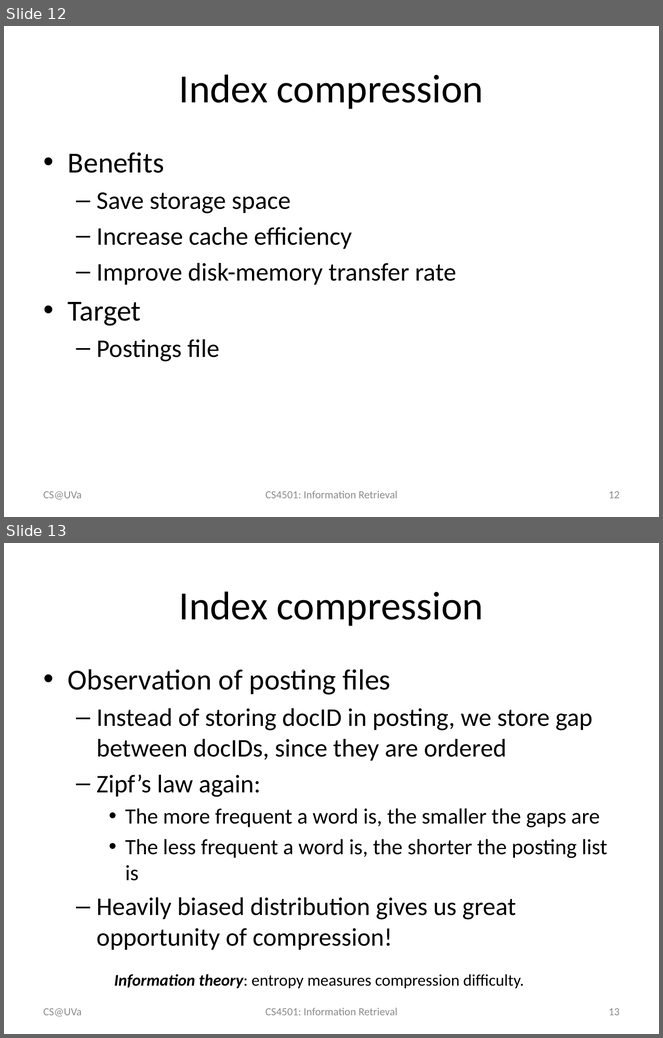
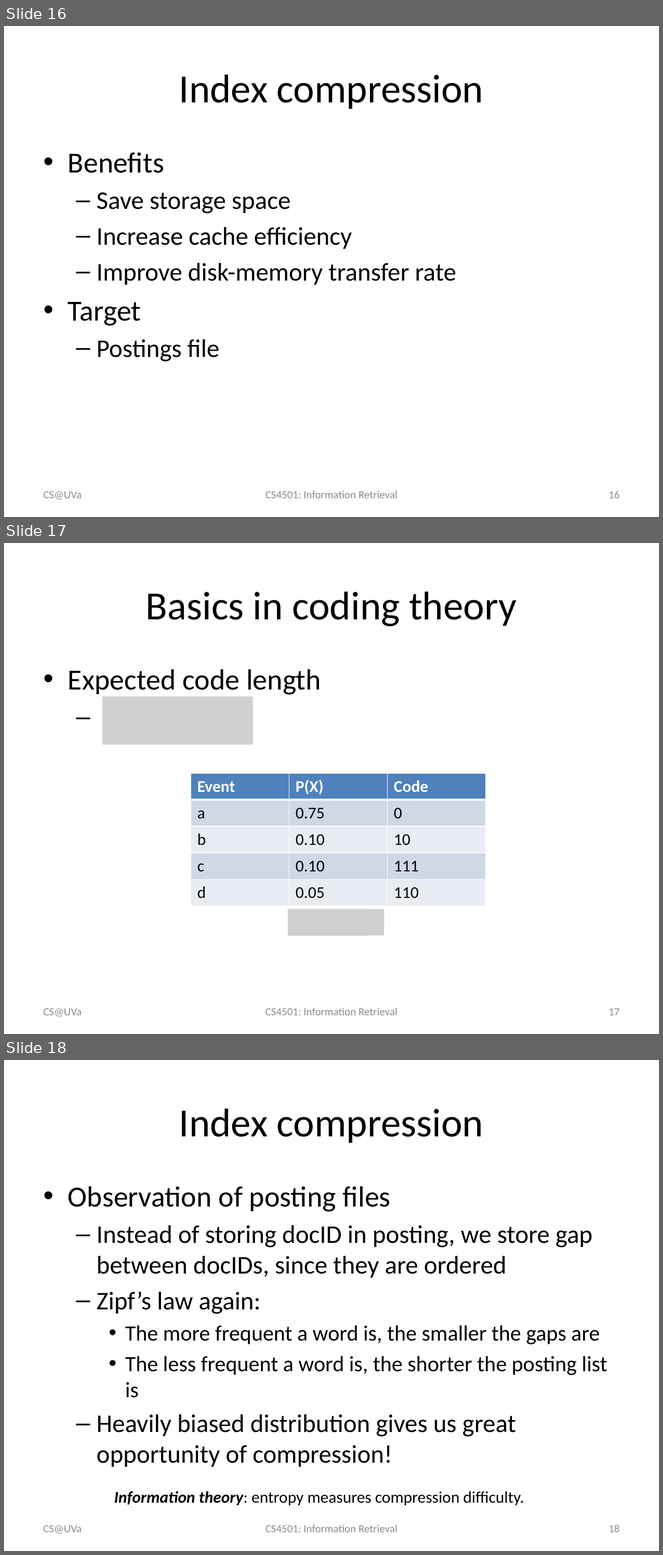
Before and after one commit to wang296/IR2015, a slide deck: docs/Inverted Index.pptx. Shown one above the other, each under a label of ours: slides 12 and 13 before the commit, slides 16, 17 and 18 after it. The pictures are 663x1038 and 663x1555 pixels, drawn with LibreOffice and Linux fonts; fonts in the diff are those of the drawing; grey boxes stand for pictures. Boxes give left, top, right and bottom in pixels: in the first picture for what was removed or moved away, otherwise in the second. Text is boxed around its words. In the diff, an @@ line names an element or a change of style, - is before the commit and + after.

```diff
--- a/docs/Inverted Index.pptx
+++ b/docs/Inverted Index.pptx
@@ slide 17 added at box(4, 543, 659, 1034), background #FFFFFF @@
@@ title added at box(146, 591, 517, 627), 44 pt, text #000000 @@
+Basics in coding theory
@@ text added at box(68, 669, 321, 695), 32 pt, text #000000 @@
+• Expected code length
@@ picture added at box(102, 696, 253, 744) @@
@@ table added at box(191, 773, 486, 906), 5 rows, 3 columns @@
+Event | P(X) | Code
+a | 0.25 | 00
+b | 0.25 | 01
+c | 0.25 | 10
+d | 0.25 | 11
@@ table added at box(191, 773, 486, 906), 5 rows, 3 columns @@
+Event | P(X) | Code
+a | 0.75 | 00
+b | 0.10 | 01
+c | 0.10 | 10
+d | 0.05 | 11
@@ table added at box(191, 773, 486, 906), 5 rows, 3 columns @@
+Event | P(X) | Code
+a | 0.75 | 0
+b | 0.10 | 10
+c | 0.10 | 111
+d | 0.05 | 110
@@ picture added at box(288, 909, 367, 936) @@
@@ picture added at box(288, 910, 367, 936) @@
@@ picture added at box(288, 909, 384, 936) @@
@@ text added at box(44, 1008, 82, 1017), 12 pt, text #8C8C8C @@
+CS@UVa
@@ text added at box(266, 1008, 398, 1016), 12 pt, text #8C8C8C @@
+CS4501: Information Retrieval
@@ page number added at box(609, 1008, 620, 1016), 12 pt, text #8C8C8C @@
+17
@@ what was slide 12 is now slide 16 @@
@@ page number at box(609, 491, 620, 499): text changed @@
-12
+16
@@ what was slide 13 is now slide 18 @@
@@ page number at box(609, 1525, 620, 1533): text changed @@
-13
+18
```
Also in this commit, not shown: 2 slides changed, 4 other slides added, 3 other files.
